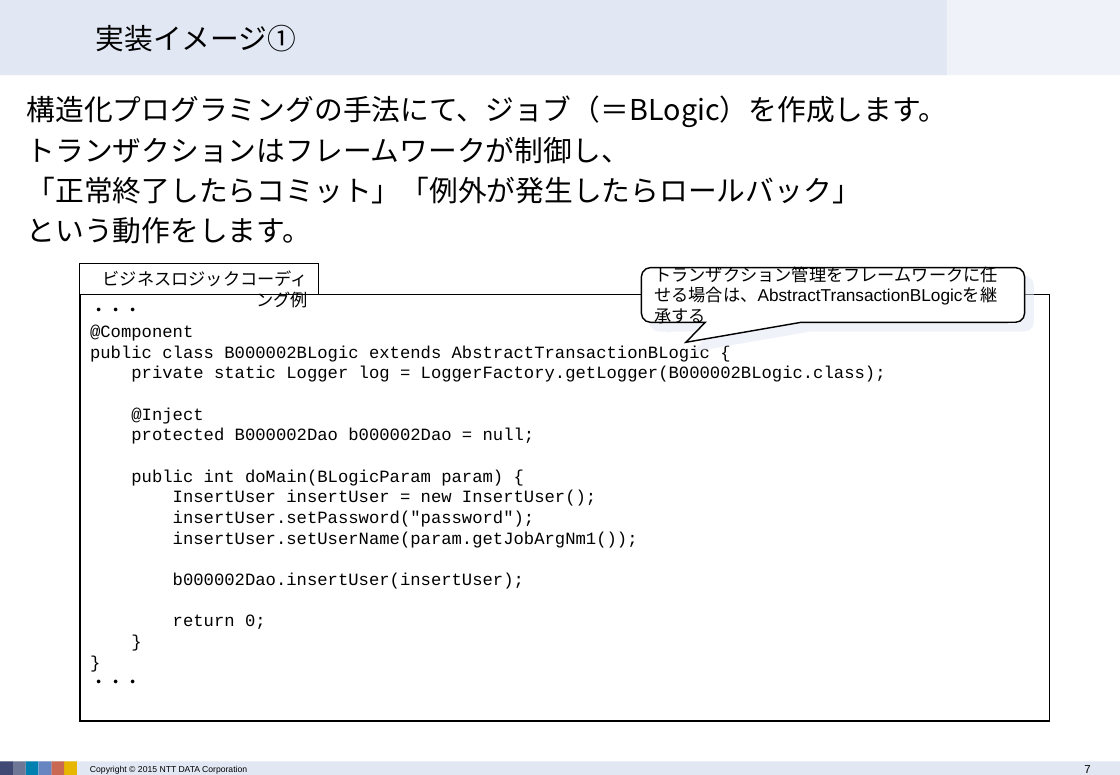
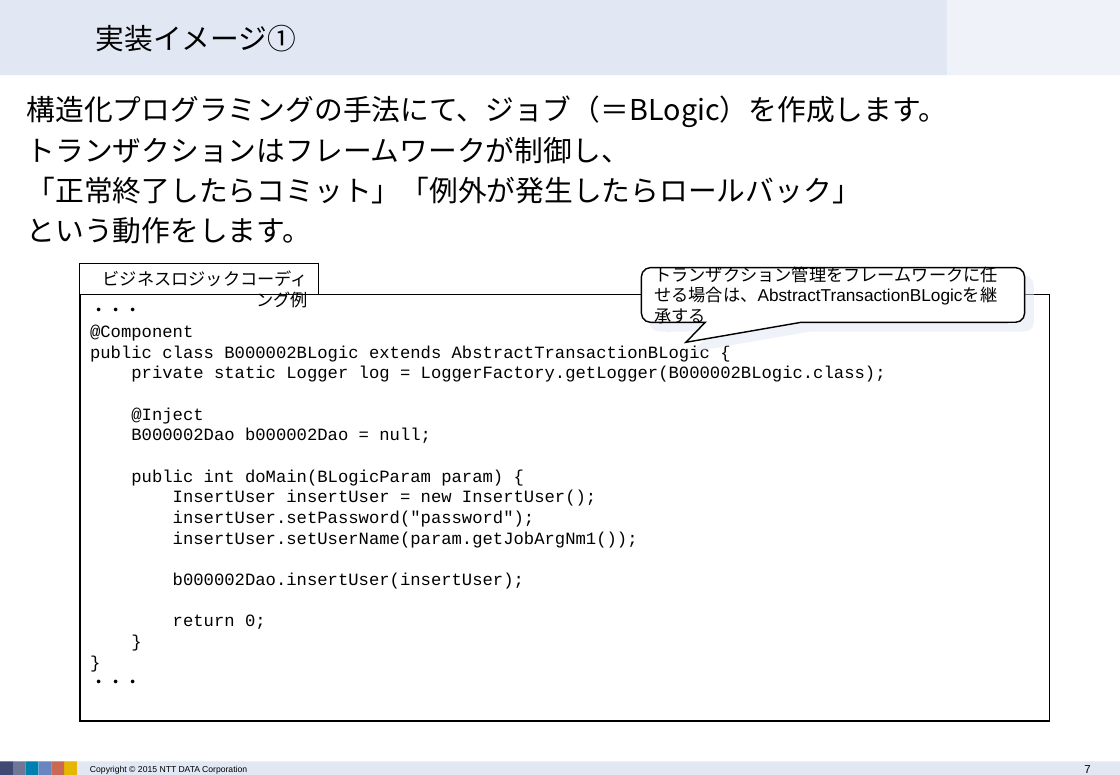
Before and after one commit to terasoluna-batch/terasoluna-doc, a slide deck: slide 7 of architecture/TERASOLUNA Batch Framework for Java Version 3.x 説明資料.pptx. Drawn at 1120x775 pixels with LibreOffice and Linux fonts; fonts in the diff are those of the drawing; background and template pictures are left out. Boxes give left, top, right and bottom in pixels: in the first picture for what was removed or moved away, otherwise in the second. Text is boxed around its words. In the diff, an @@ line names an element or a change of style, - is before the commit and + after.

```diff
--- a/architecture/TERASOLUNA Batch Framework for Java Version 3.x 説明資料.pptx
+++ b/architecture/TERASOLUNA Batch Framework for Java Version 3.x 説明資料.pptx
@@ text in rectangle at box(131, 427, 431, 443): text changed @@
-protected B000002Dao b000002Dao = null;
+B000002Dao b000002Dao = null;
```
Also in this commit, not shown: 4 other slides changed, 11 other files.
